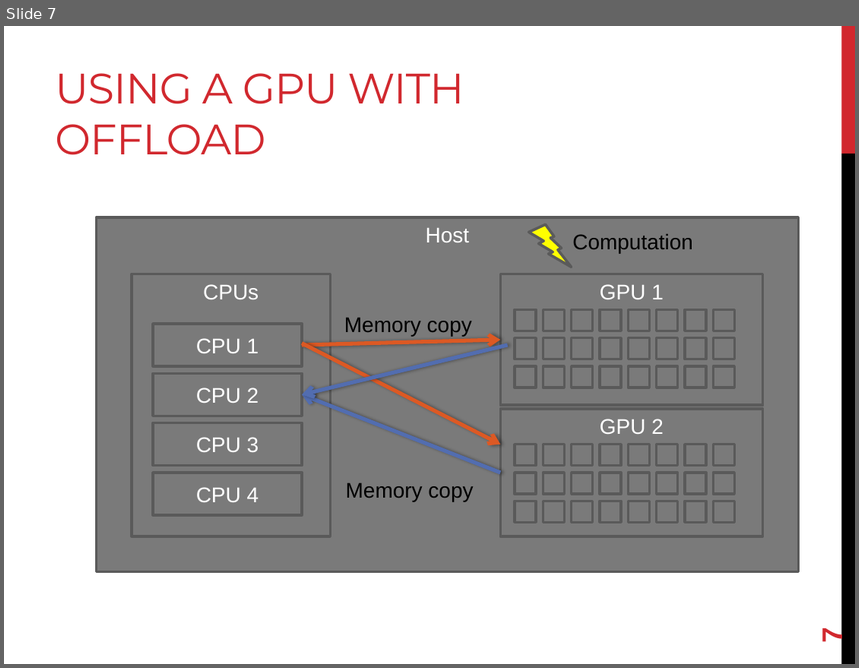
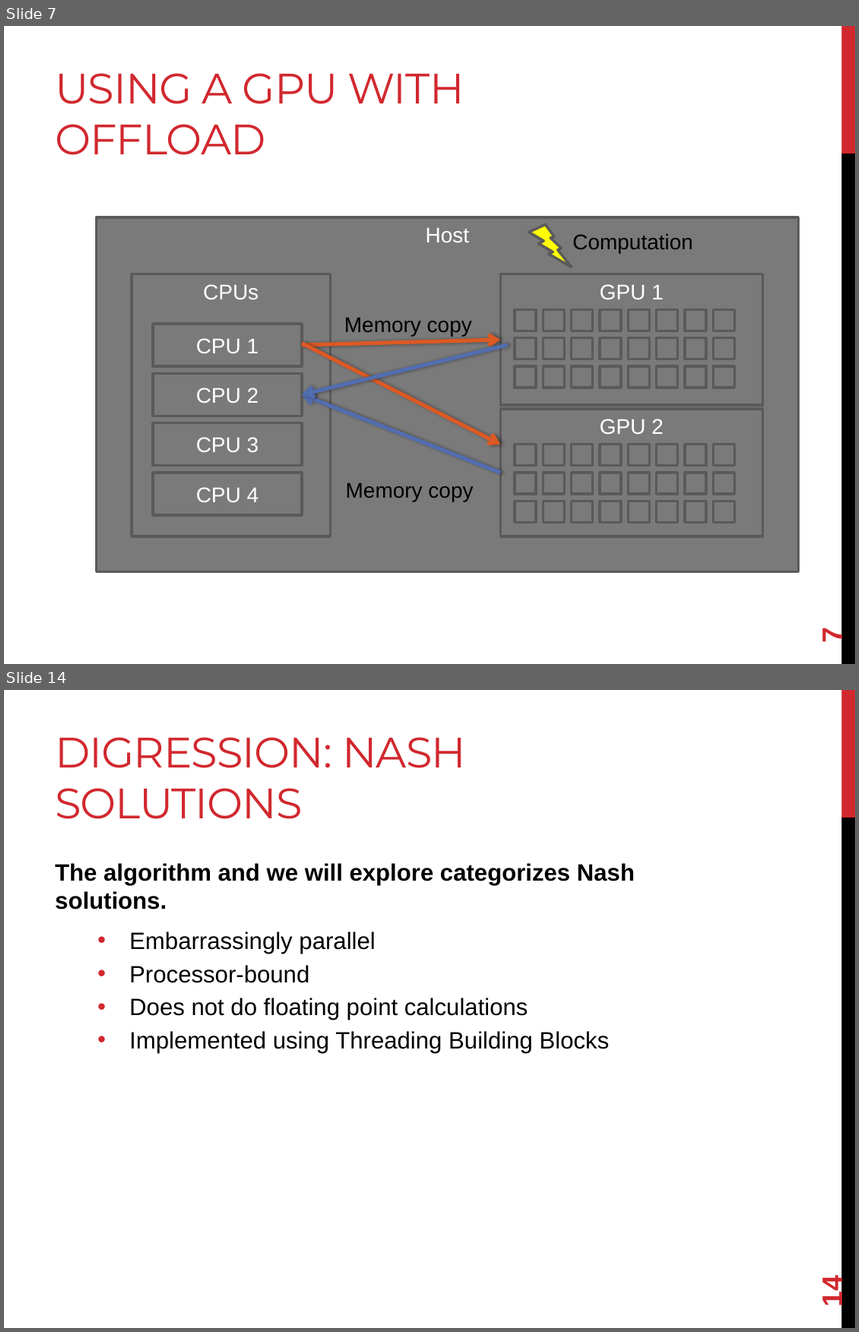
Before and after one commit to joshpeterson/DevelopingConcurrentSoftware, a slide deck: Lectures/Hybrid Concurrency/Hybrid Concurrency.pptx. Shown one above the other, each under a label of ours: slide 7 before the commit, slides 7 and 14 after it; the slides between them are not shown. The pictures are 859x668 and 859x1332 pixels, drawn with LibreOffice and Linux fonts; fonts in the diff are those of the drawing. Boxes give left, top, right and bottom in pixels: in the first picture for what was removed or moved away, otherwise in the second. Text is boxed around its words. In the diff, an @@ line names an element or a change of style, - is before the commit and + after.

```diff
--- a/Lectures/Hybrid Concurrency/Hybrid Concurrency.pptx
+++ b/Lectures/Hybrid Concurrency/Hybrid Concurrency.pptx
@@ slide 14 added at (x1=4, y1=690, x2=855, y2=1328), background #FFFFFF; not listed: 2 template elements that a slide beside it also shows @@
@@ title added at (x1=55, y1=737, x2=466, y2=819), 36 pt, text #D1282E @@
+DIGRESSION: NASH SOLUTIONS
@@ text added at (x1=55, y1=863, x2=635, y2=1053), 20 pt, text #000000 @@
+The algorithm and we will explore categorizes Nash solutions.
+  • Embarrassingly parallel
+  • Processor-bound
+  • Does not do floating point calculations
+  • Implemented using Threading Building Blocks
@@ page number added at (x1=816, y1=1279, x2=848, y2=1306), 24 pt, text #D1282E, bold @@
+14
```
Also in this commit, not shown: 3 slides changed, 11 other slides added.
